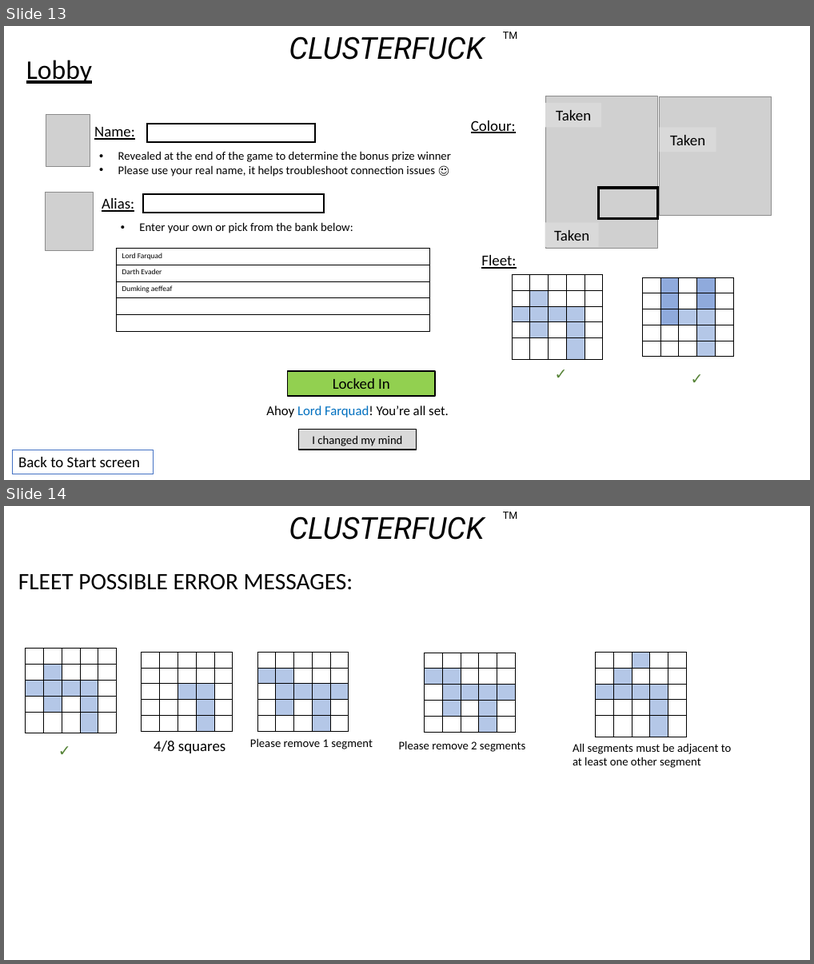
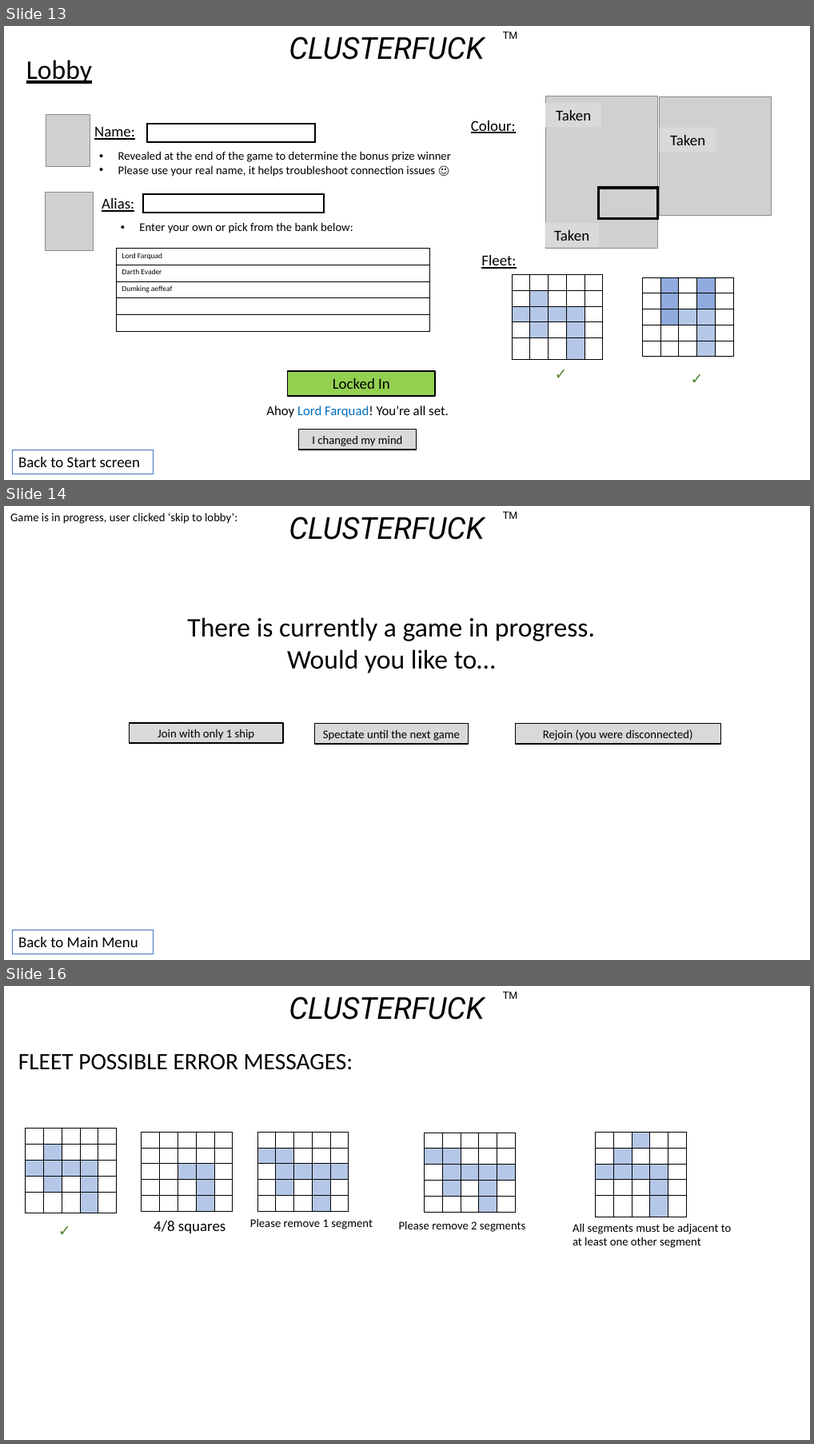
Before and after one commit to GeoffSpielman/BattleBlobs, a slide deck: Not_Code/Ideas.pptx. Shown one above the other, each under a label of ours: slides 13 and 14 before the commit, slides 13, 14 and 16 after it; the slides between them are not shown. The pictures are 814x964 and 814x1444 pixels, drawn with LibreOffice and Linux fonts; fonts in the diff are those of the drawing; grey boxes stand for pictures. Boxes give left, top, right and bottom in pixels: in the first picture for what was removed or moved away, otherwise in the second. Text is boxed around its words. In the diff, an @@ line names an element or a change of style, - is before the commit and + after.

```diff
--- a/Not_Code/Ideas.pptx
+++ b/Not_Code/Ideas.pptx
@@ slide 14 added at (4,506,810,960), background #FFFFFF @@
@@ text added at (10,512,238,524), 14 pt, text #000000 @@
+Game is in progress, user clicked ‘skip to lobby’:
@@ text added at (289,516,484,540), 36 pt, text #000000, italic @@
+CLUSTERFUCK
@@ text added at (503,512,518,519), 12 pt, text #000000 @@
+TM
@@ text added at (187,617,595,673), 32 pt, text #000000 @@
+There is currently a game in progress. Would you like to…
@@ rectangle added at (130,723,283,743), fill #D9D9D9, outline #000000 1.5 pt, 14 pt, text #000000 @@
+Join with only 1 ship
@@ rectangle added at (315,723,469,744), fill #D9D9D9, outline #000000 1.5 pt, 14 pt, text #000000 @@
+Spectate until the next game
@@ rectangle added at (516,723,722,744), fill #D9D9D9, outline #000000 1.5 pt, 14 pt, text #000000 @@
+Rejoin (you were disconnected)
@@ rectangle added at (13,929,154,954), outline #4472C4 0.75 pt, 18 pt, text #000000 @@
+Back to Main Menu
@@ what was slide 14 is now slide 16 @@
```
Also in this commit, not shown: 1 slide changed, 4 other slides added, 1 slide removed, 18 other files.
